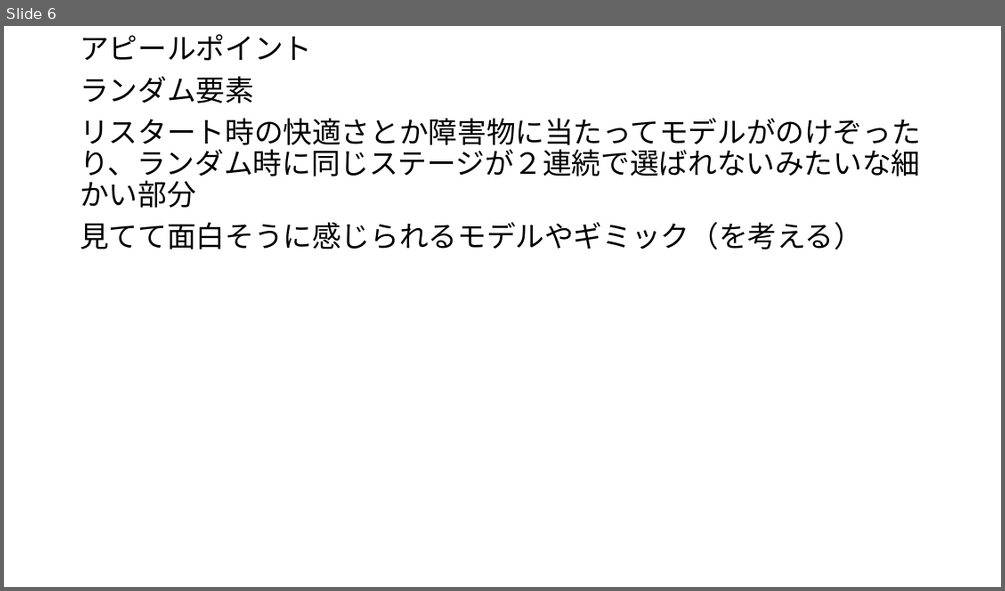
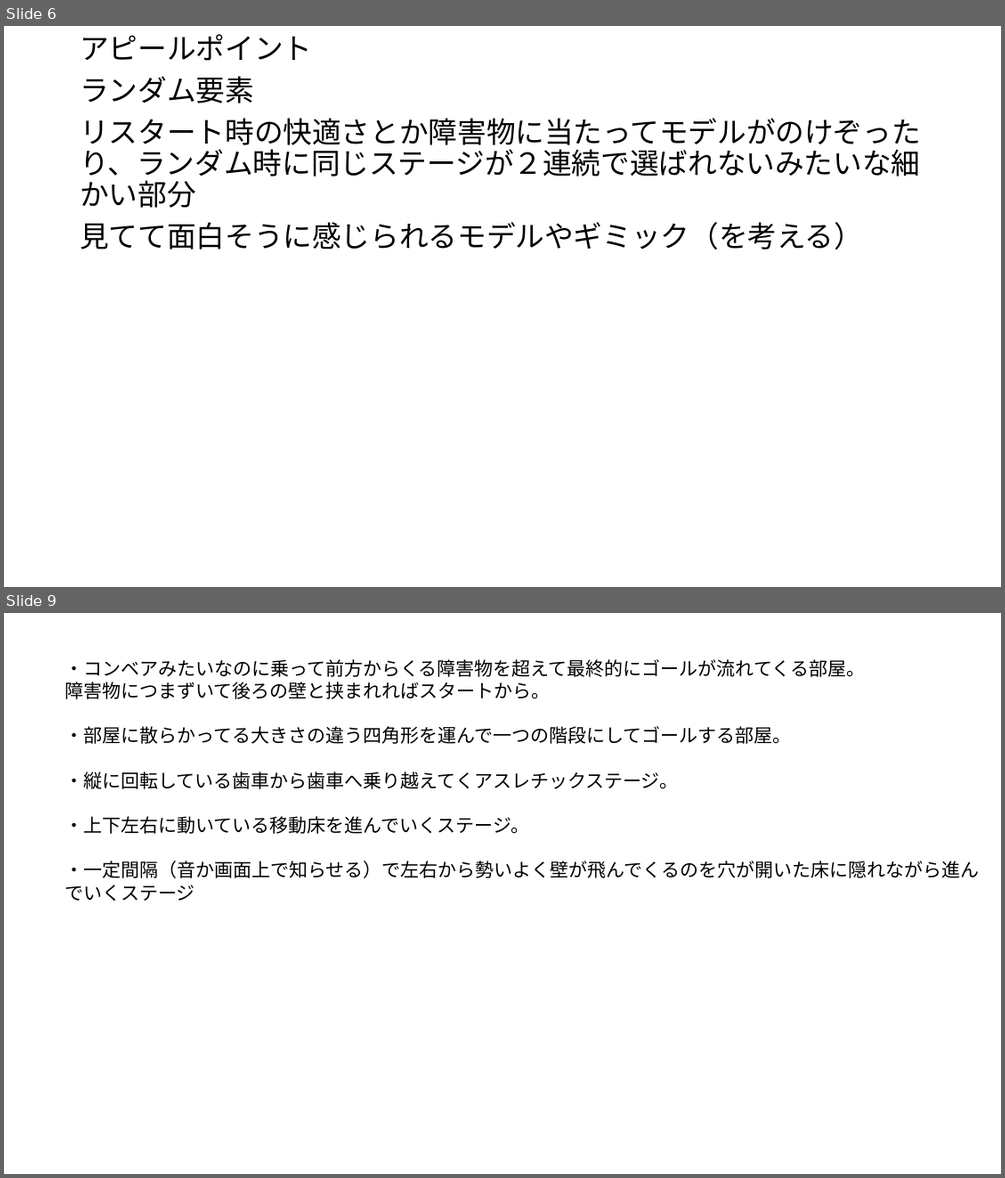
Before and after one commit to 2022Game/01Awamura, a slide deck: 3DLv2_2023_vs2019/Plan/ファンシージャンピー企画書.pptx. Shown one above the other, each under a label of ours: slide 6 before the commit, slides 6 and 9 after it; the slides between them are not shown. The pictures are 1005x591 and 1005x1178 pixels, drawn with LibreOffice and Linux fonts; fonts in the diff are those of the drawing. Boxes give left, top, right and bottom in pixels: in the first picture for what was removed or moved away, otherwise in the second. Text is boxed around its words. In the diff, an @@ line names an element or a change of style, - is before the commit and + after.

```diff
--- a/3DLv2_2023_vs2019/Plan/ファンシージャンピー企画書.pptx
+++ b/3DLv2_2023_vs2019/Plan/ファンシージャンピー企画書.pptx
@@ slide 9 added at [4, 613, 1001, 1174], background #FFFFFF @@
@@ text added at [65, 659, 979, 900], 18 pt, text #000000 @@
+・コンベアみたいなのに乗って前方からくる障害物を超えて最終的にゴールが流れてくる部屋。
+障害物につまずいて後ろの壁と挟まれればスタートから。
+・部屋に散らかってる大きさの違う四角形を運んで一つの階段にしてゴールする部屋。
+・縦に回転している歯車から歯車へ乗り越えてくアスレチックステージ。
+・上下左右に動いている移動床を進んでいくステージ。
+・一定間隔（音か画面上で知らせる）で左右から勢いよく壁が飛んでくるのを穴が開いた床に隠れながら進んでいくステージ
```
Also in this commit, not shown: 3 other slides added.
